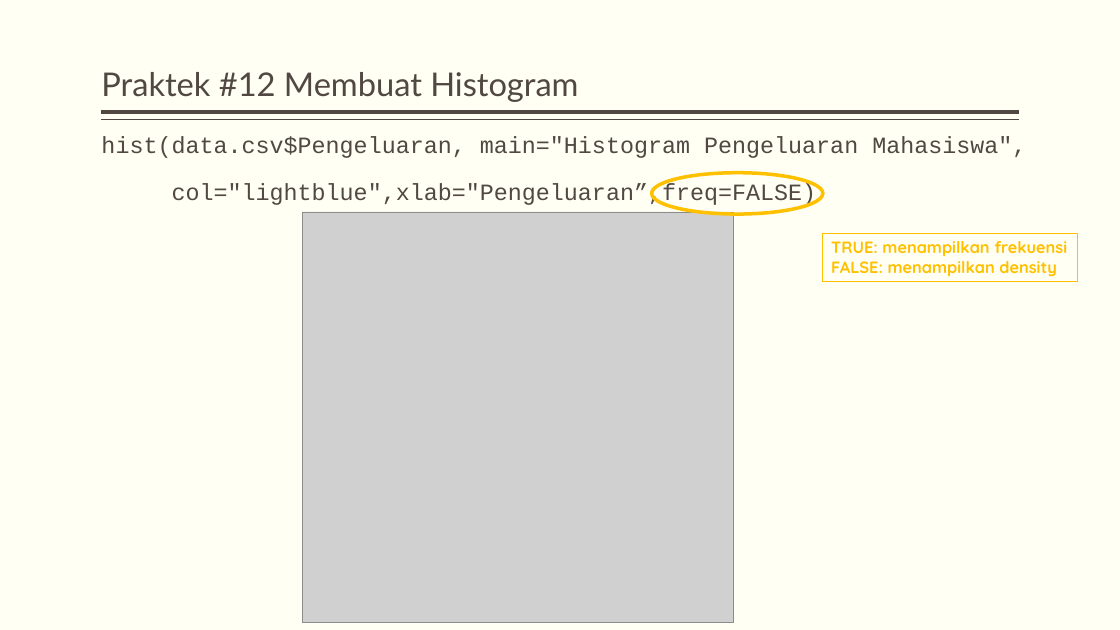
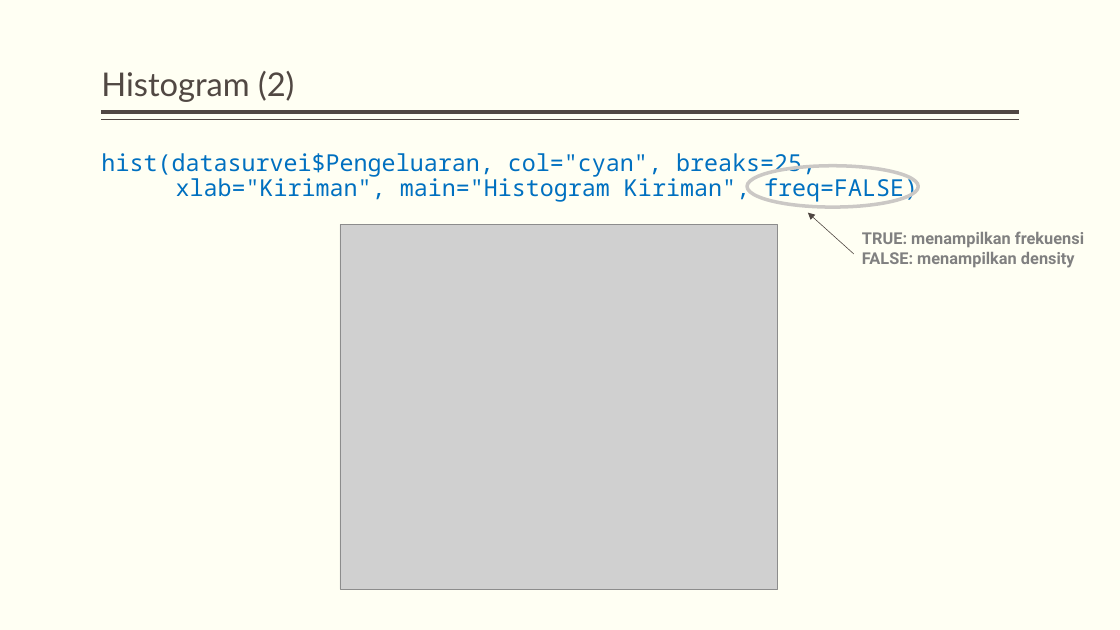
Before and after one commit to dewikiswani/pengantar-R, a slide deck: slide 54 of slide/pengenalan R.pptx (slide 50 before the commit). Drawn at 1120x630 pixels with LibreOffice and Linux fonts; fonts in the diff are those of the drawing; grey boxes stand for pictures. Boxes give left, top, right and bottom in pixels: in the first picture for what was removed or moved away, otherwise in the second. Text is boxed around its words. In the diff, an @@ line names an element or a change of style, - is before the commit and + after.

```diff
--- a/slide/pengenalan R.pptx
+++ b/slide/pengenalan R.pptx
@@ title at [101,71,294,102]: text changed @@
-Praktek #12 Membuat Histogram
+Histogram (2)
@@ text at [101,153,918,203]: text changed; font Courier New to Noto Sans Mono; text colour #514843 to #0070C0 @@
-hist(data.csv$Pengeluaran, main="Histogram Pengeluaran Mahasiswa",
-col="lightblue",xlab="Pengeluaran”,freq=FALSE)
+hist(datasurvei$Pengeluaran, col="cyan", breaks=25, xlab="Kiriman", main="Histogram Kiriman", freq=FALSE)
@@ ellipse: place and size @@
-ellipse at [652,173,823,214]
+ellipse at [747,166,918,207]
@@ ellipse at [747,166,918,207]: outline #FFC000 3 pt to #CBC8C5 3 pt @@
@@ picture: place and size @@
-picture at [302,212,734,623]
+picture at [340,224,778,589]
@@ arrow added from (854, 254) to (808, 213), #504641 0.5 pt @@
@@ text "TRUE: menampilkan frekuensi": place and size @@
-text "TRUE: menampilkan frekuensi" at [823,234,1079,281]
+text "TRUE: menampilkan frekuensi" at [862,231,1084,268]
@@ text "TRUE: menampilkan frekuensi" at [862,231,1084,268]: font Quicksand to Roboto, text colour #FFC000 to #808080; outline #FFC000 0.75 pt to none @@
```
Also in this commit, not shown: 6 other slides changed, 21 slides added, 15 slides removed, 1 other file.
